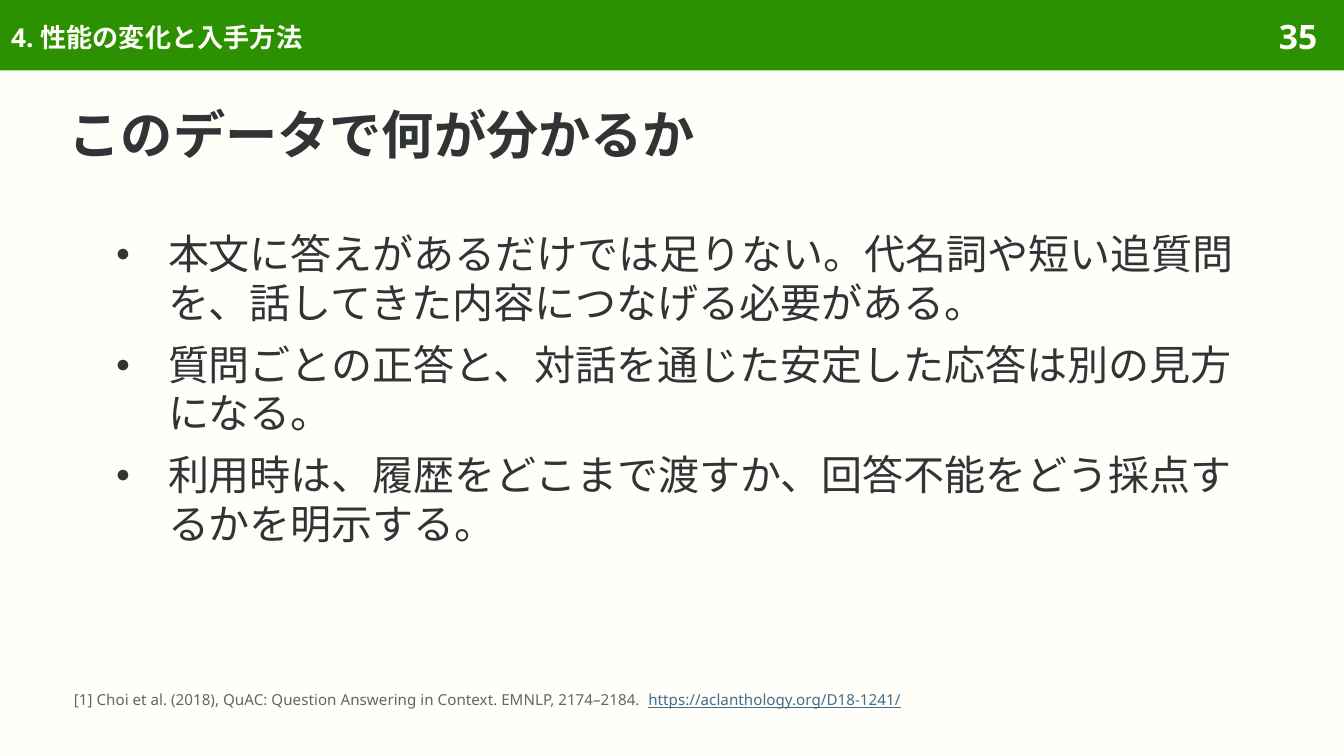
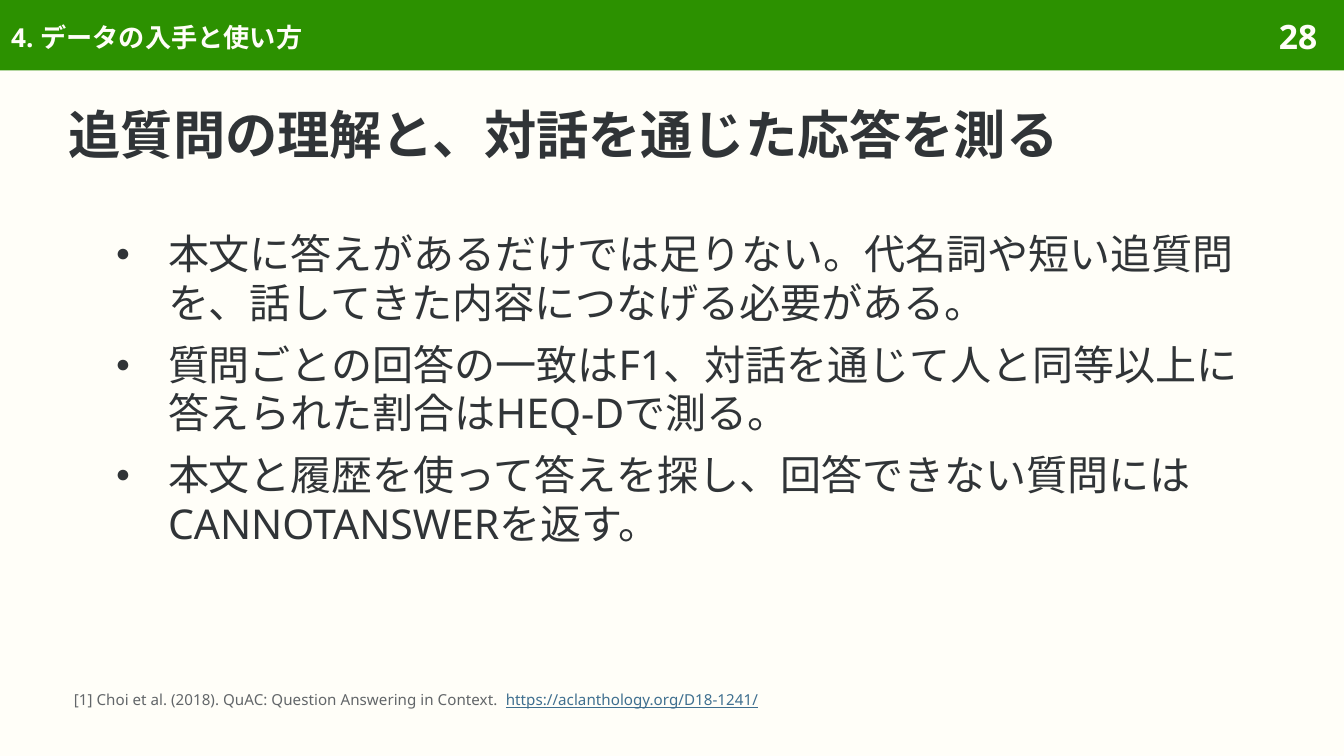
Before and after one commit to sasakiy84/datasets-in-10-minutes, a slide deck: slide 28 of slides/datasets-in-10-minutes-quac.pptx (slide 35 before the commit). Drawn at 1344x756 pixels with LibreOffice and Linux fonts; fonts in the diff are those of the drawing. Boxes give left, top, right and bottom in pixels: in the first picture for what was removed or moved away, otherwise in the second. Text is boxed around its words. In the diff, an @@ line names an element or a change of style, - is before the commit and + after.

```diff
--- a/slides/datasets-in-10-minutes-quac.pptx
+++ b/slides/datasets-in-10-minutes-quac.pptx
@@ title at <box>11,24,302,50</box>: text changed @@
-4. 性能の変化と入手方法
+4. データの入手と使い方
@@ page number at <box>1279,24,1317,50</box>: text changed @@
-35
+28
@@ title at <box>69,109,1059,159</box>: text changed @@
-このデータで何が分かるか
+追質問の理解と、対話を通じた応答を測る
@@ text at <box>168,345,1237,542</box>: text changed @@
-● 質問ごとの正答と、対話を通じた安定した応答は別の見方になる。
-● 利用時は、履歴をどこまで渡すか、回答不能をどう採点するかを明示する。
+● 質問ごとの回答の一致はF1、対話を通じて人と同等以上に答えられた割合はHEQ-Dで測る。
+● 本文と履歴を使って答えを探し、回答できない質問にはCANNOTANSWERを返す。
@@ text at <box>74,693,758,709</box>: text changed @@
-[1] Choi et al. (2018), QuAC: Question Answering in Context. EMNLP, 2174–2184. https://aclanthology.org/D18-1241/
+[1] Choi et al. (2018). QuAC: Question Answering in Context. https://aclanthology.org/D18-1241/
```
Also in this commit, not shown: 48 other slides changed, 1 slide added, 13 slides removed, 41 other files.
